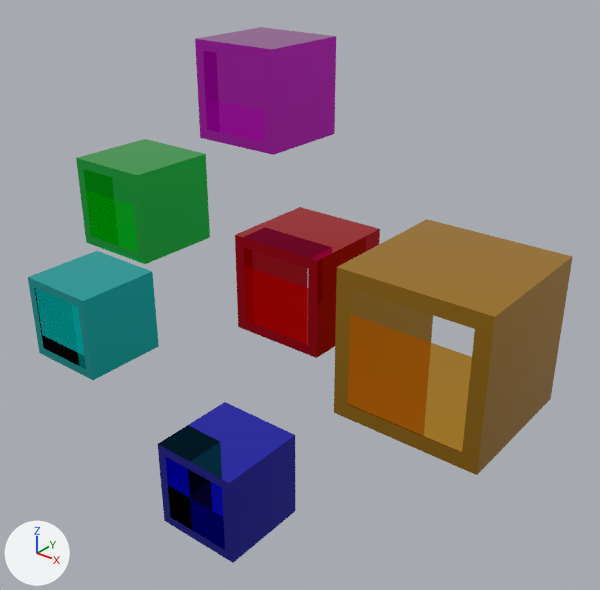
The glTF model src/assets/models/cubes.glb, before and after one commit.
Before and after are seen from a 50 mm camera at (5.64, -6.6, 4.2) aimed at (-0.1, 0.58, -0.25). Lighting does not change. The marker at lower left points along +X, +Y and +Z.

Script lines for the objects in view, before the commit:
```python
me_cube_001 = bpy.data.meshes.new('Cube.001')
me_cube_001.from_pydata(...)  # 16 vertices, 32 faces; spans x -0.614..0.603, y -0.002..1.215, z -0.625..0.592
me_cube_001.materials.append(mat_material_002)  # red #e7162a
me_cube_002 = bpy.data.meshes.new('Cube.002')
me_cube_002.from_pydata(...)  # 16 vertices, 32 faces; spans x 1.03..2.81, y -0.23..1.56, z -1.08..0.71
me_cube_002.materials.append(mat_material_003)  # orange #e7aa39
me_cube_004 = bpy.data.meshes.new('Cube.004')
me_cube_004.from_pydata(...)  # 16 vertices, 32 faces; spans x -1.841..-0.624, y 0.722..1.939, z 1.383..2.6
me_cube_004.materials.append(mat_material_005)  # pink #e739e6
ob_cube = bpy.data.objects.new('Cube', me_cube_001)
ob_cube.location = (0.0, 0.0, 0.0)
ob_cube_001 = bpy.data.objects.new('Cube.001', me_cube_002)
ob_cube_001.location = (0.0, 0.0, 0.0)
ob_cube_003 = bpy.data.objects.new('Cube.003', me_cube_004)
ob_cube_003.location = (0.0, 0.0, 0.0)
# also in view: 'Cube.004' at (-0.45, -0.45, -2.59); 'Cube.005' at (-3.33, -0.11, -1.25); 'Cube.002' at (-2.84, 0.58, 0.39)
```
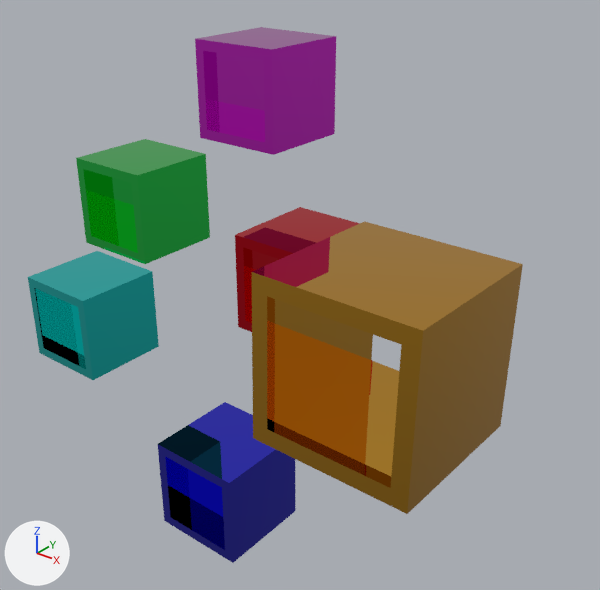
Edits to the bpy script that builds the scene:
```text
Change ob_cube_001:
    ob_cube_001.rotation_euler: (0.0, 0.0, 0.0) -> (3.116, 0.0, 0.0)  # degrees (0, 0, 0) -> degrees (179, 0, 0)
```

Boxes [x1, y1, x2, y2] around the edits, measured in the pictures (600 x 590 px):
'Cube.001', turned: before [334, 219, 573, 475]; after [252, 222, 523, 514]
'Cube', unchanged, covered by the edit: before [235, 207, 380, 358]; after [235, 207, 360, 332]
